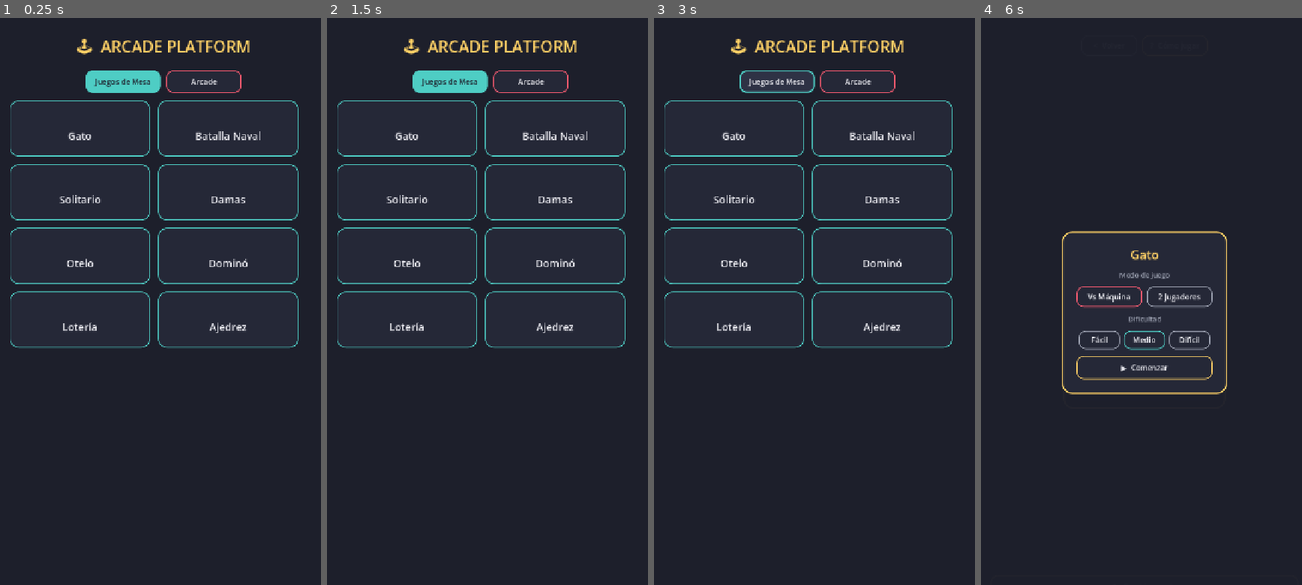
Above: before the commit, frames 1-4 (left to right).
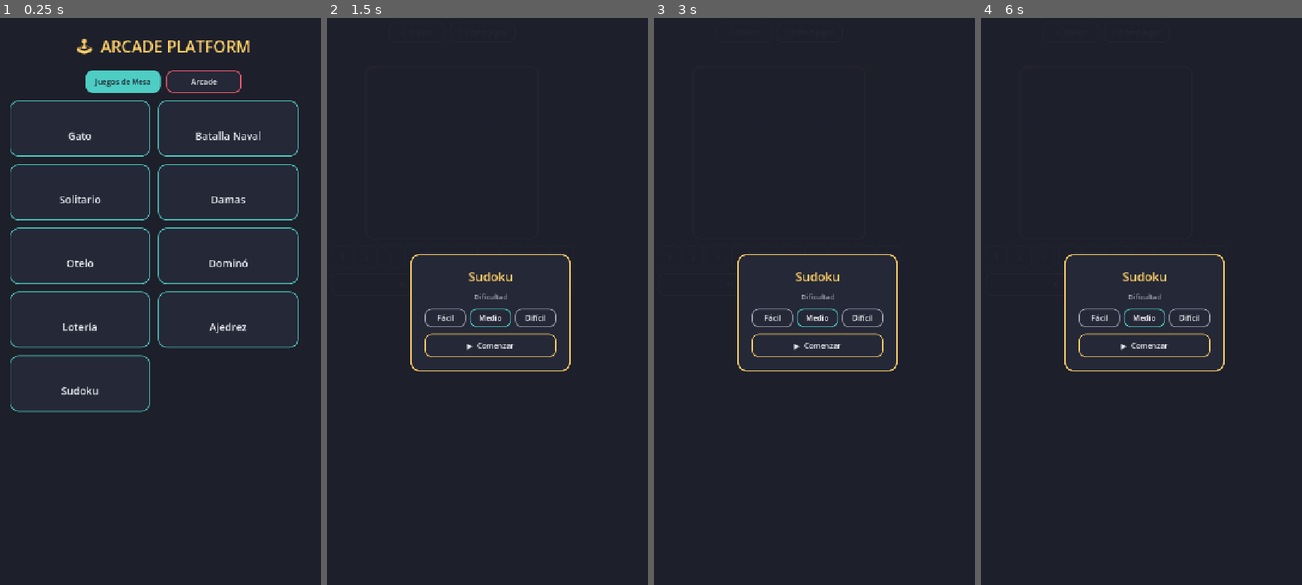
Above: after the commit, the same moments.

Repository: jfrodriguezva/Arcade
Game: Godot game, scene res://core/scenes/hub.tscn
Same seed, same stepped clock (60 frames per second), same inputs: the game is played once before the commit and once after it.
Inputs (mouse positions are in pixels of both pictures, inside the frame that each line leads up to):
- Up to frame 1 (0.25 s): no input
- Up to frame 2 (1.5 s): click (407, 380) at 0.5 s, where only the run after the commit has a clickable "Sudoku"; click (378, 80) at 1.27 s
- Up to frame 3 (3 s): click (724, 80) at 2.02 s; click (743, 80) at 2.77 s
- Up to frame 4 (6 s): click (1032, 97) at 3.52 s; click (1051, 97) at 4.27 s; click (1070, 97) at 5.02 s; click (1032, 114) at 5.77 s

The runs differ from the first frame. In frame 1, 0.5% of the frame differs, in the area x 3-47%, y 59-70%; in frame 2, 5.6%; in frame 3, 5.6%, in the area x 3-93%, y 3-63%; in frame 4, 3.3%.

Commit message:
Sudoku
Generador aleatorio de soluciones validas via backtracking
(randomizado, ~1-2ms por partida), con 3 niveles de dificultad que
controlan cuantas celdas vienen dadas (Facil=42, Medio=32, Dificil=26
de 81). Retroalimentacion instantanea: los numeros incorrectos se
muestran en rojo comparando contra la solucion interna.

No usa el flujo de "Vs Maquina" del setup overlay (es un solitario),
solo el selector de dificultad.

Co-Authored-By: Claude Sonnet 5 <noreply@anthropic.com>

Diff:
--- a/core/autoload/game_manager.gd
+++ b/core/autoload/game_manager.gd
@@ -60,6 +60,13 @@
 		"scene": "res://games/board/chess/chess.tscn",
 		"enabled": true,
 	},
+	{
+		"id": "sudoku",
+		"title": "Sudoku",
+		"category": "mesa",
+		"scene": "res://games/board/sudoku/sudoku.tscn",
+		"enabled": true,
+	},
 ]
 
 var current_game_id: String = ""
--- /dev/null
+++ b/games/board/sudoku/sudoku.gd
@@ -0,0 +1,256 @@
+extends Control
+## Sudoku clásico 9x9 con generador aleatorio y 3 niveles de dificultad
+## (controlan cuántas celdas se dan como pista). Retroalimentación
+## instantánea: lo que escribes se compara contra la solución interna.
+
+const GAME_ID := "sudoku"
+
+const HELP_TEXT := "Completa la cuadrícula 9x9 con números del 1 al 9, sin repetir número en ninguna fila, columna, ni bloque de 3x3.
+
+- Toca una celda vacía para seleccionarla.
+- Toca un número del teclado de abajo para escribirlo (o ⌫ para borrar).
+- Los números correctos se muestran en blanco; si te equivocas se muestran en rojo como pista.
+
+La dificultad controla cuántas celdas vienen ya llenas al empezar: más pistas = más fácil."
+
+var solution: Array = []
+var puzzle: Array = []
+var given: Array = []
+var selected_index: int = -1
+var difficulty: String = "medium"
+var game_over: bool = false
+
+var status_label: Label
+var cell_buttons: Array = []
+
+
+func _ready() -> void:
+	_build_ui()
+	UIKit.show_setup_overlay(self, "Sudoku", false, true, _on_setup_confirmed)
+
+
+func _on_setup_confirmed(config: Dictionary) -> void:
+	difficulty = config["difficulty"]
+	_new_game()
+
+
+func _build_ui() -> void:
+	UIKit.apply_background(self)
+
+	var scroll := ScrollContainer.new()
+	scroll.set_anchors_preset(Control.PRESET_FULL_RECT)
+	add_child(scroll)
+
+	var margin := MarginContainer.new()
+	for side: String in ["margin_left", "margin_right", "margin_top", "margin_bottom"]:
+		margin.add_theme_constant_override(side, 20)
+	scroll.add_child(margin)
+
+	var vbox := VBoxContainer.new()
+	vbox.alignment = BoxContainer.ALIGNMENT_CENTER
+	vbox.add_theme_constant_override("separation", 12)
+	margin.add_child(vbox)
+
+	UIKit.build_toolbar(vbox, self, "Sudoku", HELP_TEXT)
+
+	status_label = UIKit.title_label("", 18, UIKit.COLOR_TEXT)
+	vbox.add_child(status_label)
+
+	var board_panel := PanelContainer.new()
+	board_panel.add_theme_stylebox_override("panel", UIKit.stylebox(UIKit.COLOR_PANEL, UIKit.COLOR_ACCENT_3, 16, 3))
+	var board_margin := MarginContainer.new()
+	for side: String in ["margin_left", "margin_right", "margin_top", "margin_bottom"]:
+		board_margin.add_theme_constant_override(side, 10)
+	board_panel.add_child(board_margin)
+
+	var center := CenterContainer.new()
+	vbox.add_child(center)
+	center.add_child(board_panel)
+
+	var outer_grid := GridContainer.new()
+	outer_grid.columns = 3
+	outer_grid.add_theme_constant_override("h_separation", 4)
+	outer_grid.add_theme_constant_override("v_separation", 4)
+	board_margin.add_child(outer_grid)
+
+	cell_buttons.resize(81)
+	for box_index in range(9):
+		var box_row: int = (box_index / 3) * 3
+		var box_col: int = (box_index % 3) * 3
+
+		var box_panel := PanelContainer.new()
+		box_panel.add_theme_stylebox_override("panel", UIKit.stylebox(UIKit.COLOR_BG, Color(0, 0, 0, 0), 4))
+		outer_grid.add_child(box_panel)
+
+		var box_grid := GridContainer.new()
+		box_grid.columns = 3
+		box_grid.add_theme_constant_override("h_separation", 2)
+		box_grid.add_theme_constant_override("v_separation", 2)
+		box_panel.add_child(box_grid)
+
+		for local_r in range(3):
+			for local_c in range(3):
+				var row: int = box_row + local_r
+				var col: int = box_col + local_c
+				var index: int = row * 9 + col
+				var cell := Button.new()
+				cell.custom_minimum_size = Vector2(36, 36)
+				cell.add_theme_font_size_override("font_size", 18)
+				UIKit.style_button(cell, UIKit.COLOR_BG_LIGHT, 4)
+				cell.pressed.connect(_on_cell_pressed.bind(index))
+				box_grid.add_child(cell)
+				cell_buttons[index] = cell
+
+	var numpad := HBoxContainer.new()
+	numpad.alignment = BoxContainer.ALIGNMENT_CENTER
+	numpad.add_theme_constant_override("separation", 4)
+	vbox.add_child(numpad)
+
+	for n in range(1, 10):
+		var btn := Button.new()
+		btn.text = str(n)
+		btn.custom_minimum_size = Vector2(48, 48)
+		UIKit.style_button(btn, UIKit.COLOR_ACCENT_2, 8)
+		btn.pressed.connect(_on_number_pressed.bind(n))
+		numpad.add_child(btn)
+
+	var erase_btn := Button.new()
+	erase_btn.text = "⌫"
+	erase_btn.custom_minimum_size = Vector2(48, 48)
+	UIKit.style_button(erase_btn, UIKit.COLOR_TEXT_DIM, 8)
+	erase_btn.pressed.connect(_on_number_pressed.bind(0))
+	numpad.add_child(erase_btn)
+
+	var restart_btn := Button.new()
+	restart_btn.text = "↻  Nuevo Sudoku / Dificultad"
+	restart_btn.custom_minimum_size = Vector2(260, 48)
+	UIKit.style_button(restart_btn, UIKit.COLOR_ACCENT_3)
+	restart_btn.pressed.connect(func() -> void: UIKit.show_setup_overlay(self, "Sudoku", false, true, _on_setup_confirmed))
+	vbox.add_child(restart_btn)
+
+
+func _new_game() -> void:
+	solution = _generate_solution()
+	var keep: int = 40
+	match difficulty:
+		"easy": keep = 42
+		"medium": keep = 32
+		"hard": keep = 26
+	puzzle = _make_puzzle(solution, keep)
+	given = []
+	for v: int in puzzle:
+		given.append(v != 0)
+
+	selected_index = -1
+	game_over = false
+	status_label.text = "Completa la cuadrícula"
+	status_label.add_theme_color_override("font_color", UIKit.COLOR_TEXT)
+	_redraw_all()
+
+
+func _generate_solution() -> Array:
+	var grid: Array = []
+	for i in range(81):
+		grid.append(0)
+	_fill_grid(grid, 0)
+	return grid
+
+
+func _fill_grid(grid: Array, pos: int) -> bool:
+	if pos == 81:
+		return true
+	var row: int = pos / 9
+	var col: int = pos % 9
+	var nums: Array = [1, 2, 3, 4, 5, 6, 7, 8, 9]
+	nums.shuffle()
+	for n: int in nums:
+		if _is_valid_placement(grid, row, col, n):
+			grid[pos] = n
+			if _fill_grid(grid, pos + 1):
+				return true
+			grid[pos] = 0
+	return false
+
+
+func _is_valid_placement(grid: Array, row: int, col: int, n: int) -> bool:
+	for c in range(9):
+		if grid[row * 9 + c] == n:
+			return false
+	for r in range(9):
+		if grid[r * 9 + col] == n:
+			return false
+	var box_row: int = (row / 3) * 3
+	var box_col: int = (col / 3) * 3
+	for r in range(box_row, box_row + 3):
+		for c in range(box_col, box_col + 3):
+			if grid[r * 9 + c] == n:
+				return false
+	return true
+
+
+func _make_puzzle(sol: Array, keep: int) -> Array:
+	var p: Array = sol.duplicate()
+	var indices: Array = []
+	for i in range(81):
+		indices.append(i)
+	indices.shuffle()
+	var remove_count: int = 81 - keep
+	for i in range(remove_count):
+		p[indices[i]] = 0
+	return p
+
+
+func _redraw_all() -> void:
+	for i in range(81):
+		var cell: Button = cell_buttons[i]
+		var value: int = puzzle[i]
+		var is_given: bool = given[i]
+		var is_selected: bool = i == selected_index
+
+		cell.text = str(value) if value != 0 else ""
+		cell.disabled = is_given
+
+		var border: Color = UIKit.COLOR_ACCENT_3 if is_selected else Color(0, 0, 0, 0)
+		var bw: int = 3 if is_selected else 0
+		UIKit.style_button(cell, UIKit.COLOR_BG_LIGHT, 4)
+		cell.add_theme_stylebox_override("normal", UIKit.stylebox(UIKit.COLOR_PANEL if is_given else UIKit.COLOR_BG_LIGHT, border, 4, bw))
+		cell.add_theme_stylebox_override("disabled", UIKit.stylebox(UIKit.COLOR_PANEL, border, 4, bw))
+
+		if is_given:
+			cell.add_theme_color_override("font_disabled_color", UIKit.COLOR_TEXT_DIM)
+		elif value != 0 and value != solution[i]:
+			cell.add_theme_color_override("font_color", UIKit.COLOR_DANGER)
+		else:
+			cell.add_theme_color_override("font_color", UIKit.COLOR_TEXT)
+
+
+func _on_cell_pressed(index: int) -> void:
+	if game_over or given[index]:
+		return
+	selected_index = -1 if selected_index == index else index
+	_redraw_all()
+
+
+func _on_number_pressed(n: int) -> void:
+	if game_over or selected_index == -1 or given[selected_index]:
+		return
+	puzzle[selected_index] = n
+	_redraw_all()
+	_check_win()
+
+
+func _check_win() -> void:
+	for i in range(81):
+		if puzzle[i] != solution[i]:
+			return
+	game_over = true
+	status_label.text = "¡Sudoku completo!"
+	status_label.add_theme_color_override("font_color", UIKit.COLOR_ACCENT_3)
+	_record_result()
+
+
+func _record_result() -> void:
+	var stats: Dictionary = SaveManager.get_game_data(GAME_ID)
+	var key: String = "completed_%s" % difficulty
+	stats[key] = stats.get(key, 0) + 1
+	SaveManager.set_game_data(GAME_ID, stats)
--- /dev/null
+++ b/games/board/sudoku/sudoku.tscn
@@ -0,0 +1,12 @@
+[gd_scene load_steps=2 format=3]
+
+[ext_resource type="Script" path="res://games/board/sudoku/sudoku.gd" id="1"]
+
+[node name="Sudoku" type="Control"]
+layout_mode=3
+anchors_preset=15
+anchor_right=1.0
+anchor_bottom=1.0
+grow_horizontal=2
+grow_vertical=2
+script=ExtResource("1")
Not shown, added: games/board/sudoku/sudoku.gd.uid
